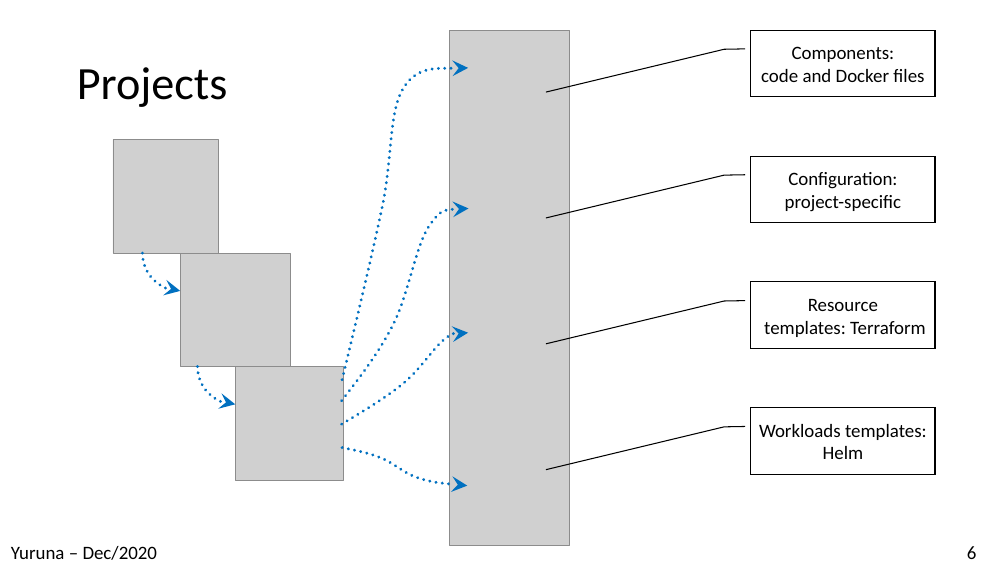
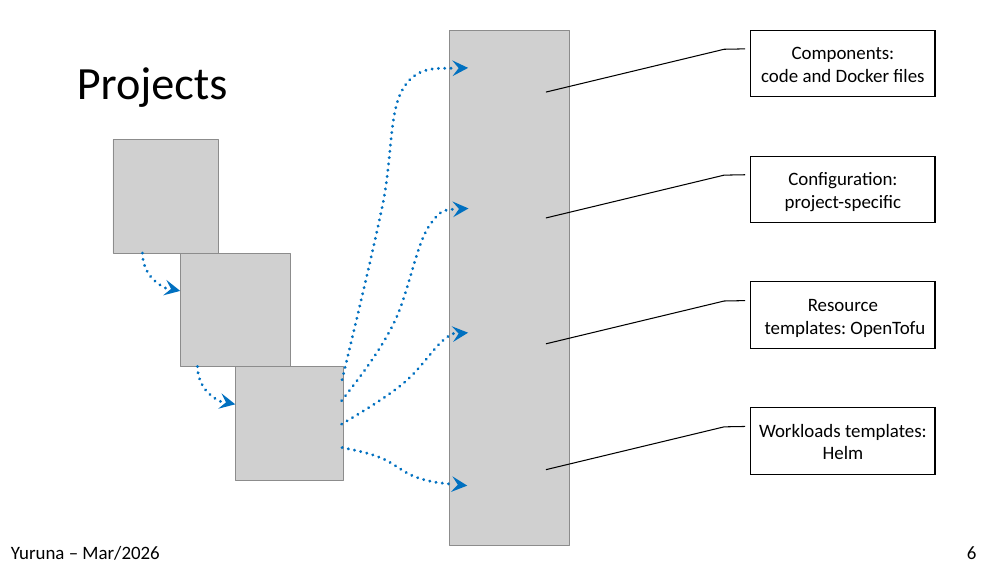
Before and after one commit to alissonsol/yuruna, a slide deck: slide 6 of docs/yuruna.pptx. Drawn at 1008x567 pixels with LibreOffice and Linux fonts; fonts in the diff are those of the drawing; grey boxes stand for pictures. Boxes give left, top, right and bottom in pixels: in the first picture for what was removed or moved away, otherwise in the second. Text is boxed around its words. In the diff, an @@ line names an element or a change of style, - is before the commit and + after.

```diff
--- a/docs/yuruna.pptx
+++ b/docs/yuruna.pptx
@@ text in border callout at [765,299,925,337]: text changed @@
-Resource
-templates: Terraform
+Resource
+templates: OpenTofu
@@ text at [11,546,159,560]: text changed @@
-Yuruna – Dec/2020
+Yuruna – Mar/2026
```
Also in this commit, not shown: 17 other slides changed, 7 other files.
